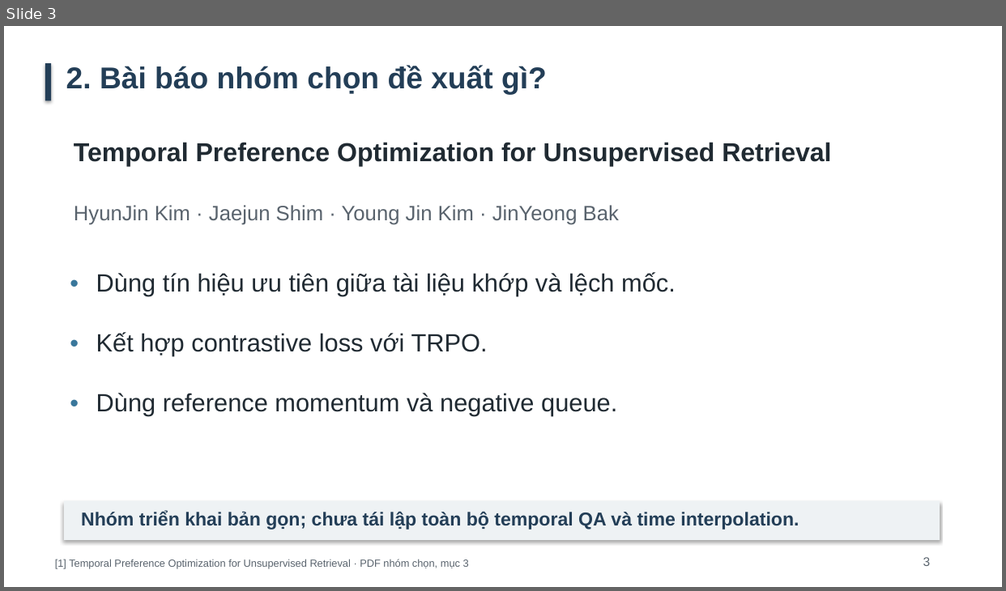
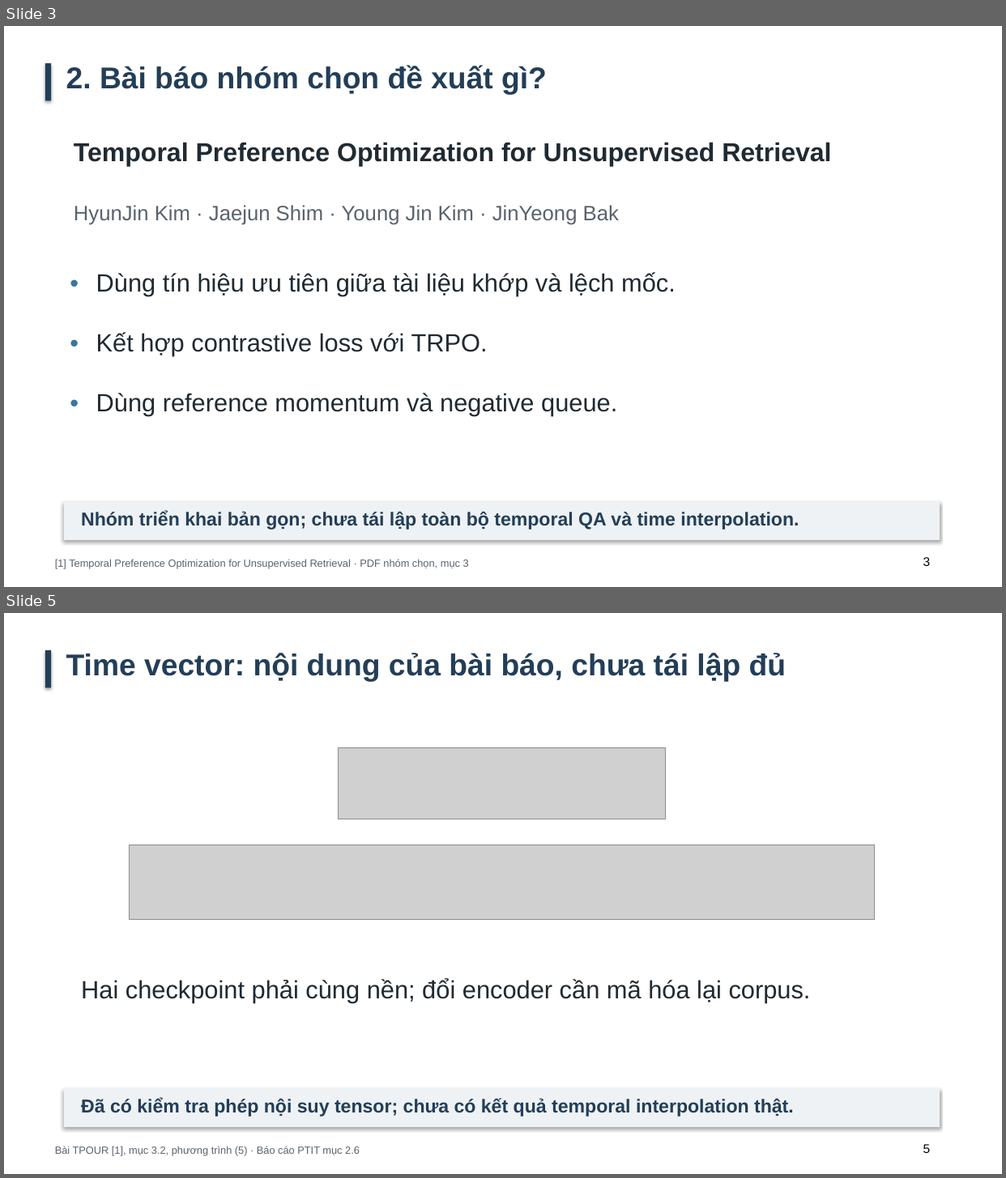
Before and after one commit to lequangduccode/tpour-trpo-experiments, a slide deck: reports/presentation_final/Slide_thuyet_trinh_TPOUR_TRPO_cap_nhat.pptx. Shown one above the other, each under a label of ours: slide 3 before the commit, slides 3 and 5 after it; the slides between them are not shown. The pictures are 1006x591 and 1006x1178 pixels, drawn with LibreOffice and Linux fonts; fonts in the diff are those of the drawing; grey boxes stand for pictures. Boxes give left, top, right and bottom in pixels: in the first picture for what was removed or moved away, otherwise in the second. Text is boxed around its words. In the diff, an @@ line names an element or a change of style, - is before the commit and + after.

Commit message:
Rebuild report on exact PTIT template, restore math and audit slides and data lineage

```diff
--- a/reports/presentation_final/Slide_thuyet_trinh_TPOUR_TRPO_cap_nhat.pptx
+++ b/reports/presentation_final/Slide_thuyet_trinh_TPOUR_TRPO_cap_nhat.pptx
@@ slide 5 added at [4, 613, 1002, 1174], background #FFFFFF @@
@@ rectangle added at [45, 650, 51, 688], fill #233E57 @@
@@ text added at [66, 653, 786, 682], 29 pt, text #233E57, bold @@
+Time vector: nội dung của bài báo, chưa tái lập đủ
@@ picture added at [338, 747, 666, 819] @@
@@ picture added at [129, 845, 874, 920] @@
@@ text added at [81, 978, 811, 1003], 24 pt, text #202A32 @@
+Hai checkpoint phải cùng nền; đổi encoder cần mã hóa lại corpus.
@@ rectangle added at [64, 1088, 940, 1127], fill #EEF2F4 @@
@@ text added at [81, 1097, 794, 1117], 18 pt, text #233E57, bold @@
+Đã có kiểm tra phép nội suy tensor; chưa có kết quả temporal interpolation thật.
@@ text added at [55, 1146, 360, 1157], 10 pt, text #59636D @@
+Bài TPOUR [1], mục 3.2, phương trình (5) · Báo cáo PTIT mục 2.6
@@ text added at [923, 1144, 931, 1153], 12 pt, text #000000 @@
+5
@@ slide 3 changed as well @@
@@ text "3" at [923, 557, 931, 566]: text colour #59636D to #000000; less space between paragraphs @@
```
Also in this commit, not shown: 22 other slides changed, 3 other slides added, 27 other files.
